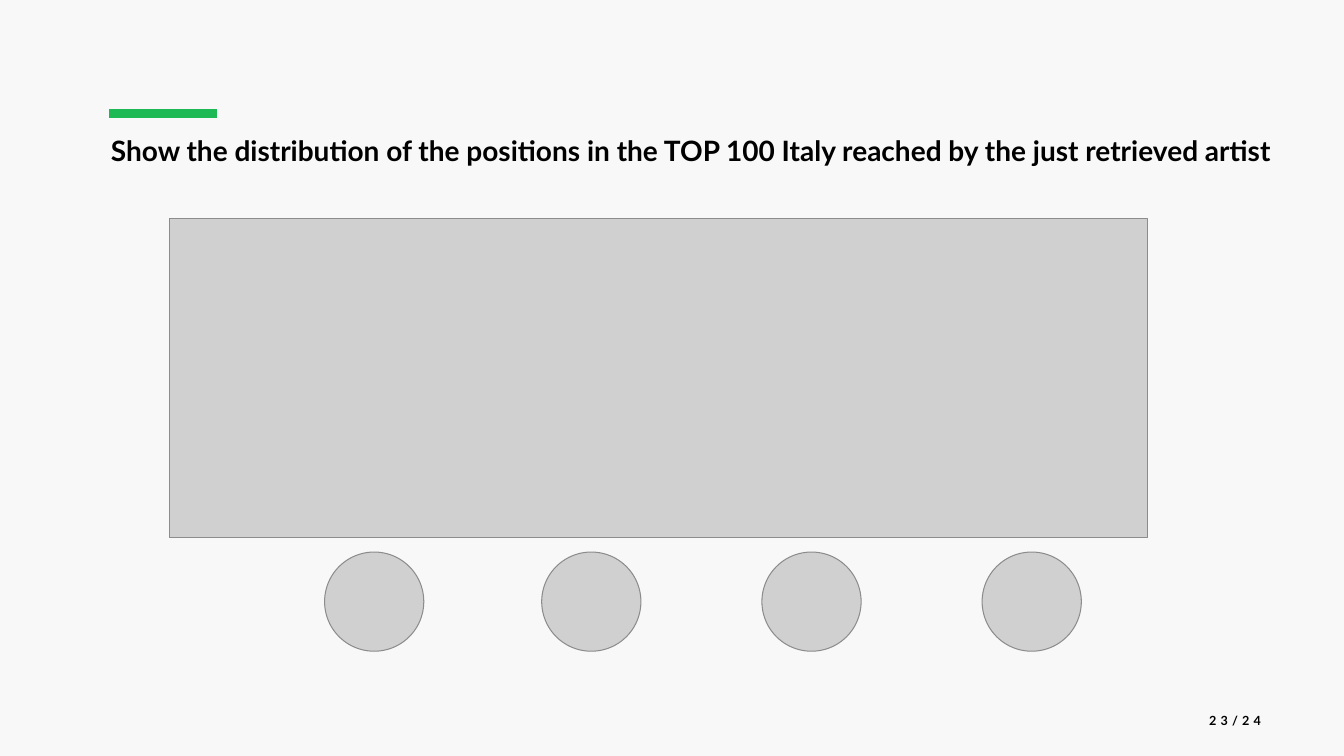
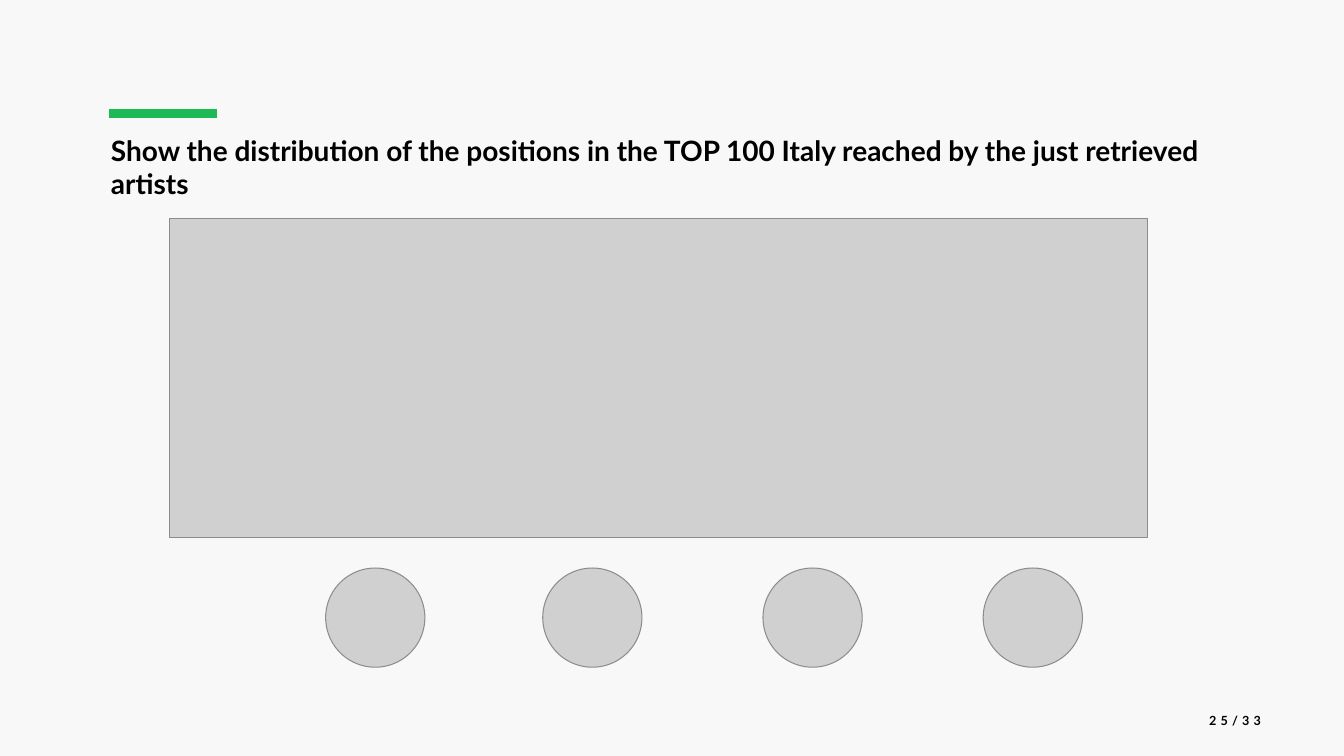
Before and after one commit to luca-martinelli-09/spotify-pg, a slide deck: slide 25 of slides/Spotify_Presentation.pptx (slide 23 before the commit). Drawn at 1344x756 pixels with LibreOffice and Linux fonts; fonts in the diff are those of the drawing; grey boxes stand for pictures. Boxes give left, top, right and bottom in pixels: in the first picture for what was removed or moved away, otherwise in the second. Text is boxed around its words. In the diff, an @@ line names an element or a change of style, - is before the commit and + after.

```diff
--- a/slides/Spotify_Presentation.pptx
+++ b/slides/Spotify_Presentation.pptx
@@ title at [111, 140, 1198, 195]: text changed @@
-Show the distribution of the positions in the TOP 100 Italy reached by the just retrieved artist
+Show the distribution of the positions in the TOP 100 Italy reached by the just retrieved artists
@@ 4 pictures: place and size @@
-4 pictures at [325, 553, 1081, 651]
+4 pictures at [326, 569, 1082, 667]
@@ page number at [1209, 715, 1261, 726]: text changed @@
-23/24
+25/33
```
Also in this commit, not shown: 19 other slides changed, 4 slides added, 1 slide removed, 23 other files.
